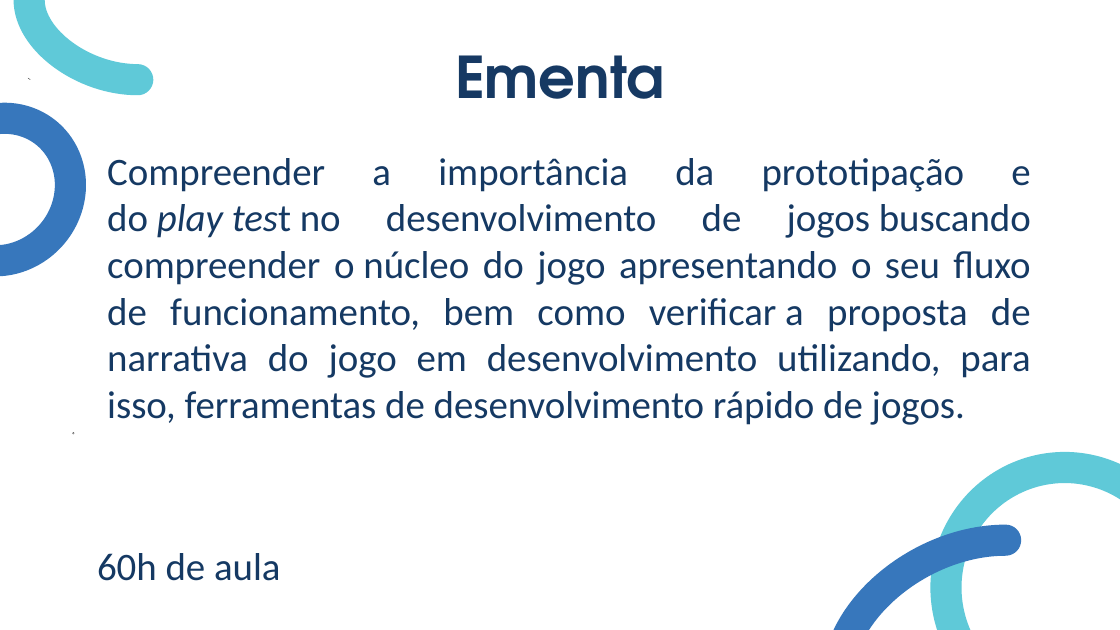
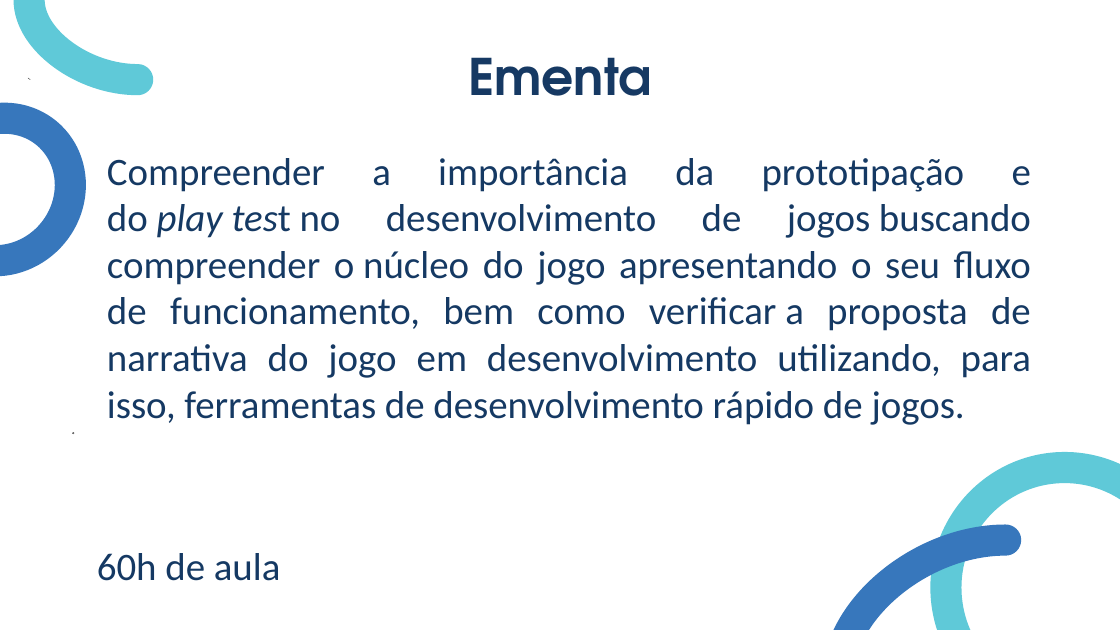
Before and after one commit to MaristaIrAcacio/PrototipacaoDeJogos, a slide deck: slide 3 of aulas/Apresentação.pptx. Drawn at 1120x630 pixels with LibreOffice and Linux fonts; fonts in the diff are those of the drawing. Boxes give left, top, right and bottom in pixels: in the first picture for what was removed or moved away, otherwise in the second. Text is boxed around its words. In the diff, an @@ line names an element or a change of style, - is before the commit and + after.

```diff
--- a/aulas/Apresentação.pptx
+++ b/aulas/Apresentação.pptx
@@ text "Ementa" at [468,57,652,96]: size 37 to 32.4 pt @@
```
Also in this commit, not shown: 7 other slides changed.
